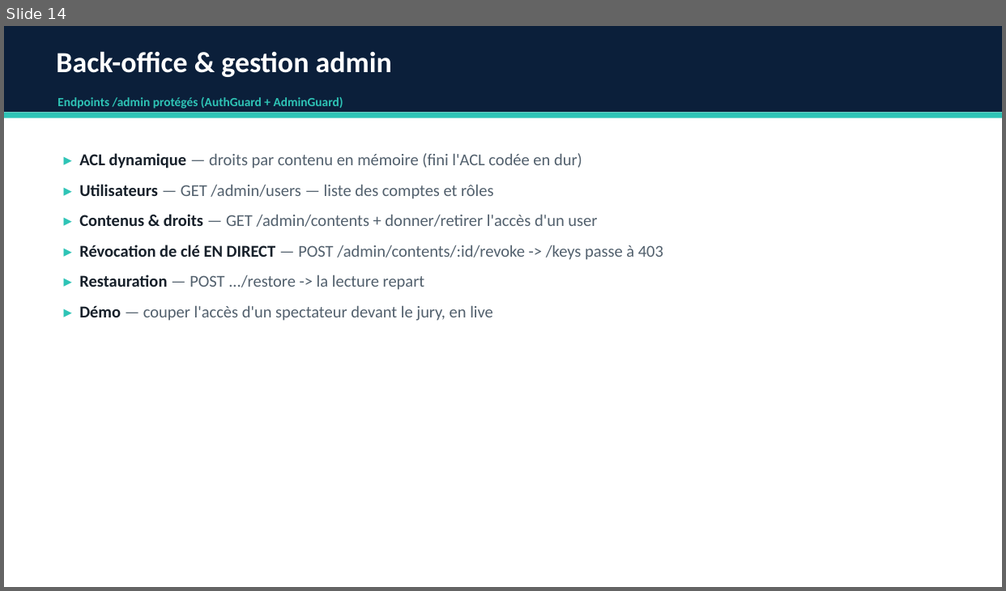
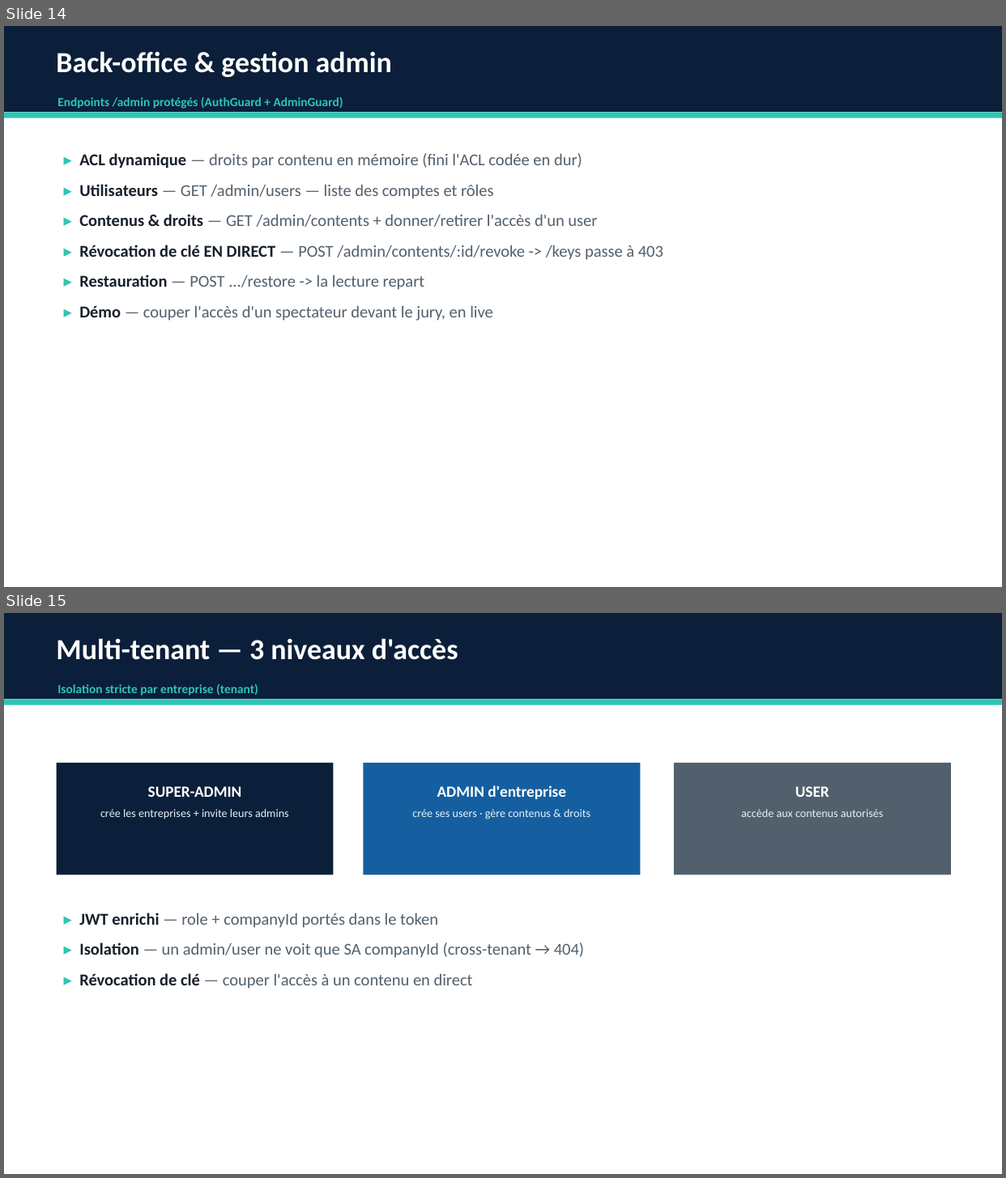
Before and after one commit to EragonRD/hackathon-groupe7, a slide deck: P2-Backend-Soutenance.pptx. Shown one above the other, each under a label of ours: slide 14 before the commit, slides 14 and 15 after it. The pictures are 1006x591 and 1006x1178 pixels, drawn with LibreOffice and Linux fonts; fonts in the diff are those of the drawing. Boxes give left, top, right and bottom in pixels: in the first picture for what was removed or moved away, otherwise in the second. Text is boxed around its words. In the diff, an @@ line names an element or a change of style, - is before the commit and + after.

```diff
--- a/P2-Backend-Soutenance.pptx
+++ b/P2-Backend-Soutenance.pptx
@@ slide 15 added at bbox=[4, 613, 1002, 1174], background #FFFFFF @@
@@ rectangle added at bbox=[4, 613, 1002, 699], fill #0B1F3A @@
@@ text added at bbox=[56, 638, 458, 660], 28 pt, text #FFFFFF, bold @@
+Multi-tenant — 3 niveaux d'accès
@@ text added at bbox=[57, 684, 258, 696], 12 pt, text #2EC4B6, bold @@
+Isolation stricte par entreprise (tenant)
@@ rectangle added at bbox=[4, 699, 1002, 705], fill #2EC4B6 @@
@@ rectangle added at bbox=[57, 763, 334, 875], fill #0B1F3A @@
@@ rectangle added at bbox=[364, 763, 641, 875], fill #155FA0 @@
@@ rectangle added at bbox=[674, 763, 951, 875], fill #52606D @@
@@ text added at bbox=[100, 786, 289, 820], 11 pt, text #E6F0F5 @@
+SUPER-ADMIN
+crée les entreprises + invite leurs admins
@@ text added at bbox=[412, 786, 590, 820], 11 pt, text #E6F0F5 @@
+ADMIN d'entreprise
+crée ses users · gère contenus & droits
@@ text added at bbox=[741, 786, 884, 817], 11 pt, text #E6F0F5 @@
+USER
+accède aux contenus autorisés
@@ text added at bbox=[79, 913, 584, 989], 16 pt, text #52606D @@
+▸ JWT enrichi — role + companyId portés dans le token
+▸ Isolation — un admin/user ne voit que SA companyId (cross-tenant → 404)
+▸ Révocation de clé — couper l'accès à un contenu en direct
```
Also in this commit, not shown: 2 slides changed, 1 other slide added.
